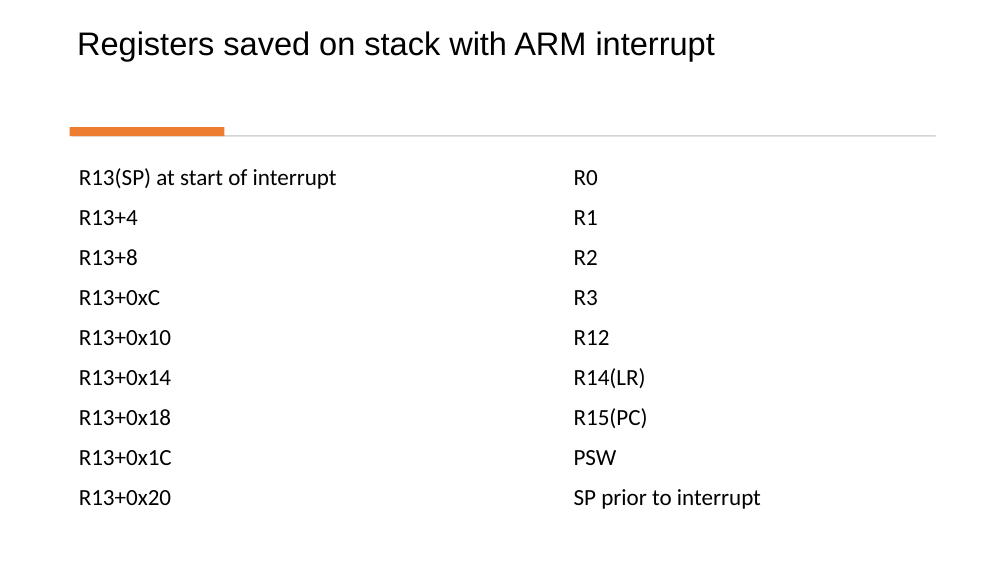
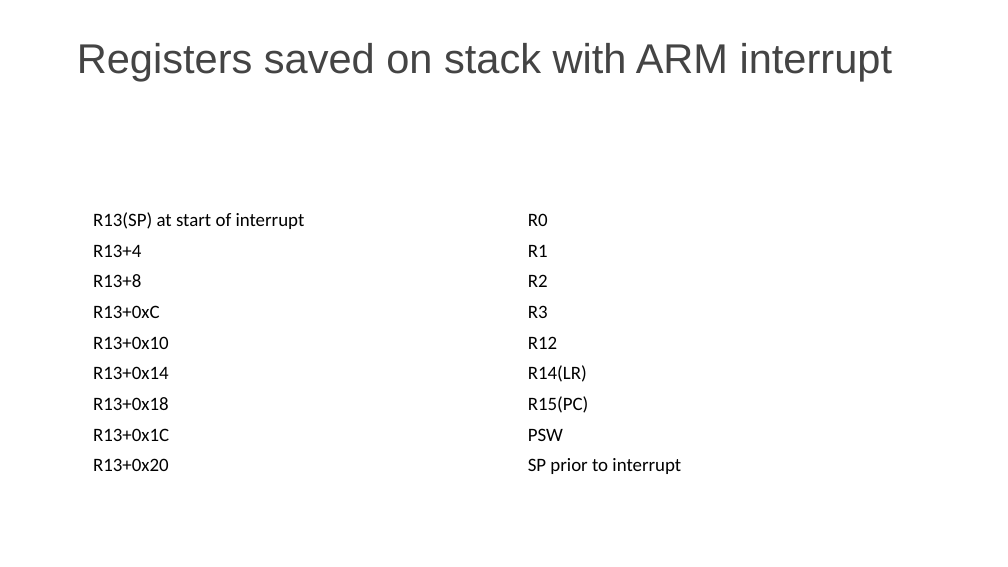
Before and after one commit to Mohamedsaied8/EmbeddedCppDiploma, a slide deck: slide 5 of interfacing/Slides/Interrupts.pptx. Drawn at 1008x567 pixels with LibreOffice and Linux fonts; fonts in the diff are those of the drawing. Boxes give left, top, right and bottom in pixels: in the first picture for what was removed or moved away, otherwise in the second. Text is boxed around its words. In the diff, an @@ line names an element or a change of style, - is before the commit and + after.

```diff
--- a/interfacing/Slides/Interrupts.pptx
+++ b/interfacing/Slides/Interrupts.pptx
@@ title "Registers saved on stack with ...": place and size @@
-title "Registers saved on stack with ..." at (77, 31, 715, 61)
+title "Registers saved on stack with ..." at (77, 43, 892, 81)
@@ title "Registers saved on stack with ..." at (77, 43, 892, 81): size 31 to 39.6 pt, text colour #000000 to #444444; vertical alignment bottom to middle @@
@@ rectangle removed at (70, 127, 225, 136) @@
@@ rectangle removed at (72, 135, 936, 137) @@
@@ table at (85, 205, 955, 478) @@
@@ size 22 to 18 pt @@
@@ table: place and size @@
-table at (70, 160, 938, 520)
+table at (85, 205, 955, 478)
```
Also in this commit, not shown: 17 other slides changed, 47 other files.
